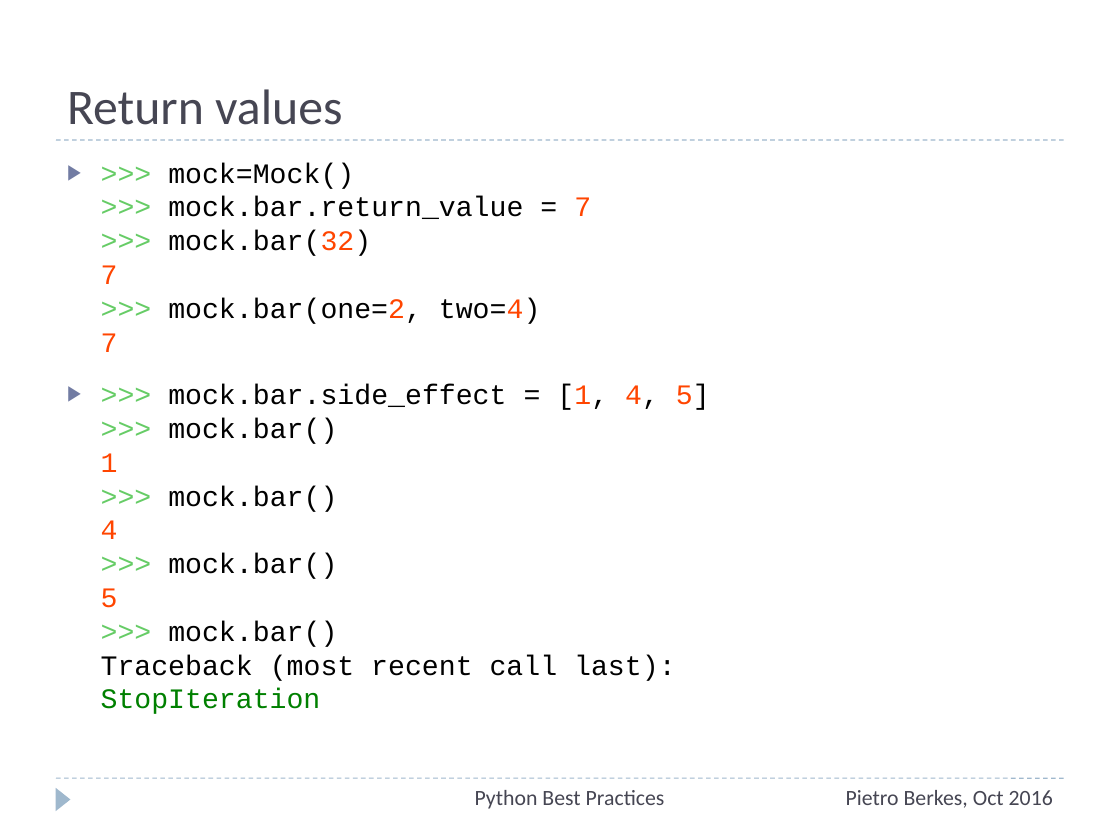
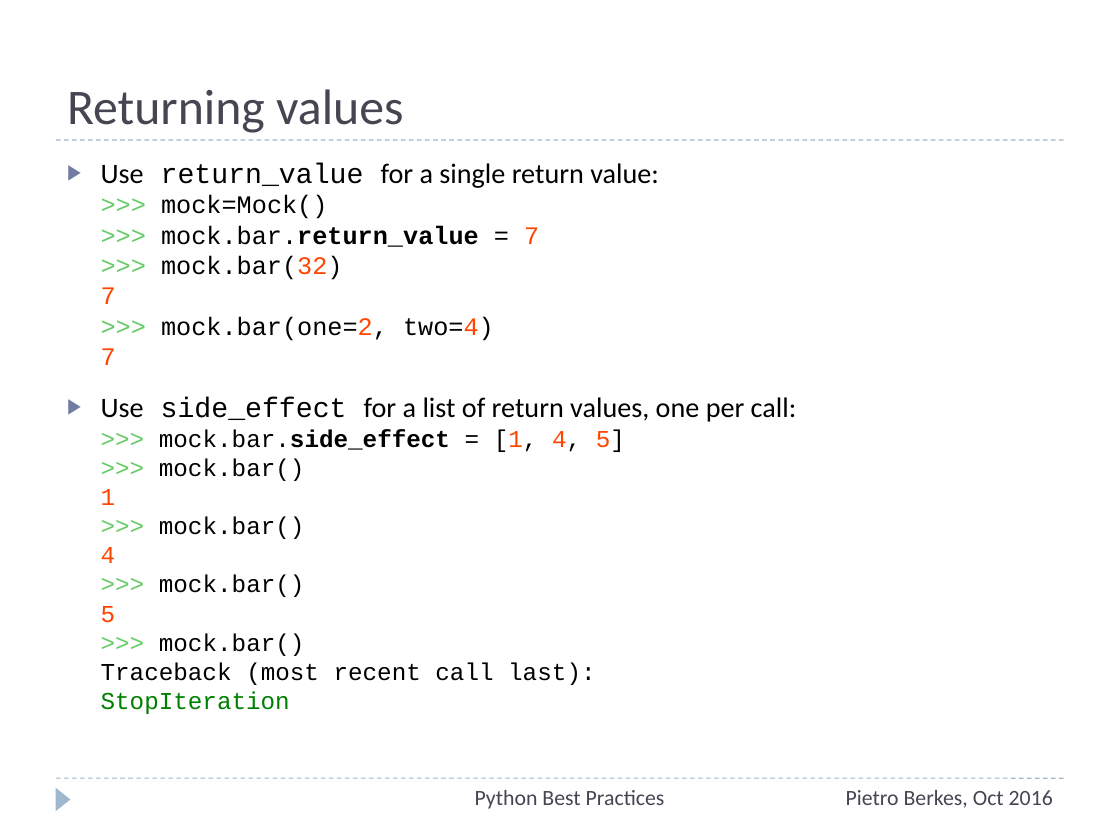
Before and after one commit to ASPP/testing_debugging_profiling, a slide deck: slide 56 of testing-debugging-profiling.pptx. Drawn at 1120x840 pixels with LibreOffice and Linux fonts; fonts in the diff are those of the drawing. Boxes give left, top, right and bottom in pixels: in the first picture for what was removed or moved away, otherwise in the second. Text is boxed around its words. In the diff, an @@ line names an element or a change of style, - is before the commit and + after.

```diff
--- a/testing-debugging-profiling.pptx
+++ b/testing-debugging-profiling.pptx
@@ title at (67, 89, 403, 133): text changed @@
-Return values
+Returning values
@@ text at (101, 163, 797, 714): text changed; size 18.1 to 15.6 pt @@
-▶ >>> mock=Mock()
-  >>> mock.bar.return_value = 7
-  >>> mock.bar(32)
-  7
-  >>> mock.bar(one=2, two=4)
-  7
-▶ >>> mock.bar.side_effect = [1, 4, 5]
-  >>> mock.bar()
-  1
-  >>> mock.bar()
-  4
-  >>> mock.bar()
-  5
-  >>> mock.bar()
-  Traceback (most recent call last):
-  StopIteration
+▶ Use return_value for a single return value:
+  >>> mock=Mock()
+  >>> mock.bar.return_value = 7
+  >>> mock.bar(32)
+  7
+  >>> mock.bar(one=2, two=4)
+  7
+▶ Use side_effect for a list of return values, one per call:
+  >>> mock.bar.side_effect = [1, 4, 5]
+  >>> mock.bar()
+  1
+  >>> mock.bar()
+  4
+  >>> mock.bar()
+  5
+  >>> mock.bar()
+  Traceback (most recent call last):
+  StopIteration
```
Also in this commit, not shown: 23 other slides changed, 12 slides added, 1 slide removed.
